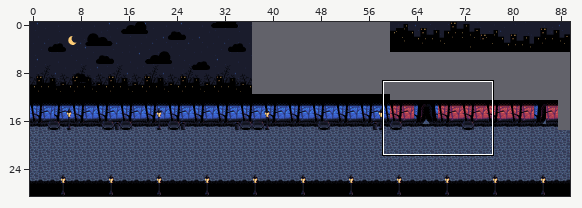
A Tiled map gets an edit: assets/tilemap.tmx. The picture above shows the old version from afar; the outline marks the close-up.
Close-up. Before:
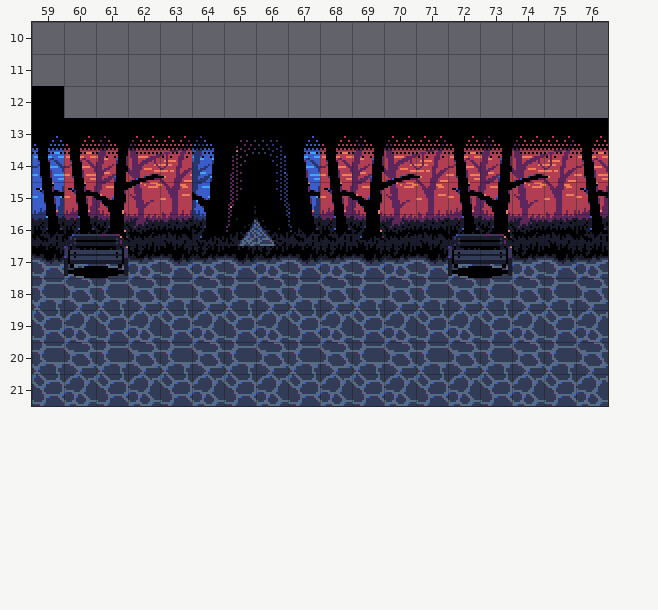
Cells are 16x16 px. Shown: x 59..76, y 10..21. The commit also changed other parts of the map, which this record leaves out. Tiles whose own drawing changed are shown in their newer look in all pictures.
And afterwards:
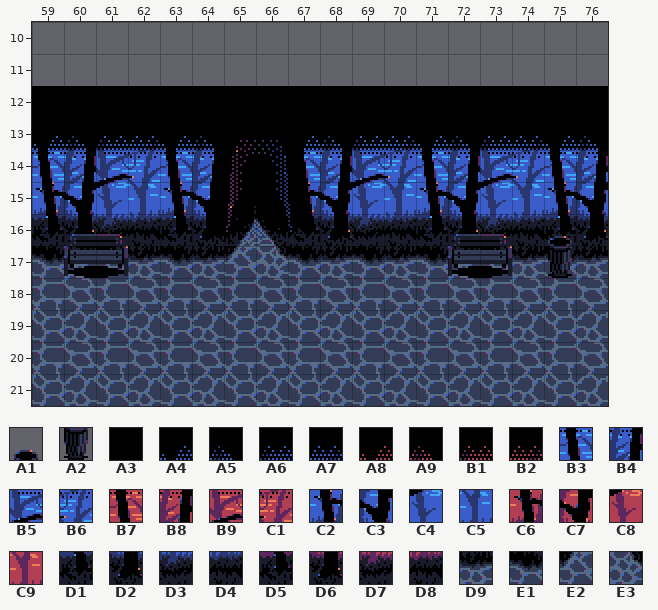
Key: from "Sombervale": A1 14, A2 34, A3 41, A4 260, A5 261, A6 262, A7 263, A8 264, A9 265, B1 266, B2 267, B3 280, B4 281, B5 282, B6 283, B7 284, B8 285, B9 286, C1 287, C2 300, C3 301, C4 302, C5 303, C6 304, C7 305, C8 306, C9 307, D1 320, D2 321, D3 322, D4 323, D5 324, D6 325, D7 326, D8 327, D9 340, E1 341, E2 345, E3 346.
__ is an empty cell.
From old to new:
Layer "Treeline":
y 12: x 60..76 __ __ __ __ __ __ __ __ __ __ __ __ __ __ __ __ __ -> A3 A3 A3 A3 A3 A3 A3 A3 A3 A3 A3 A3 A3 A3 A3 A3 A3
y 13: x 60..63 A8 A9 B1 B2 -> A5 A6 A7 A4; x 68..76 A8 A9 B1 B2 A8 A9 B1 B2 A8 -> A5 A6 A7 A4 A5 A6 A7 A4 A5
y 14: x 60..63 B7 B8 B9 C1 -> B4 B5 B6 B3; x 68..76 B7 B8 B9 C1 B7 B8 B9 C1 B7 -> B4 B5 B6 B3 B4 B5 B6 B3 B4
y 15: x 60..63 C6 C7 C8 C9 -> C3 C4 C5 C2; x 68..76 C6 C7 C8 C9 C6 C7 C8 C9 C6 -> C3 C4 C5 C2 C3 C4 C5 C2 C3
y 16: x 60..63 D5 D6 D7 D8 -> D2 D3 D4 D1; x 68..76 D5 D6 D7 D8 D5 D6 D7 D8 D5 -> D2 D3 D4 D1 D2 D3 D4 D1 D2
y 17: x 65..66 E1 D9 -> E2 E3
Layer "Ground":
y 16: x 75 __ -> A1
y 17: x 75 __ -> A2
